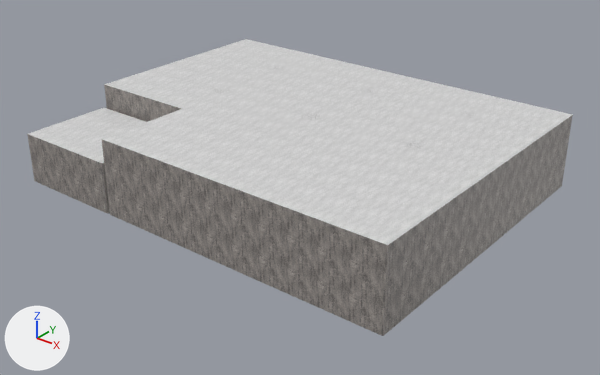
The glTF model public/models/office.glb, before and after one commit.
Camera for both pictures: a 50 mm lens placed at (46.8, -29.2, 24.7), pointed at (14.7, 11.0, -0.2). Every picture has the same lights, and +X, +Y and +Z are marked at lower left. The first picture is the older version. Objects named as collision shapes, trigger or cutter boxes, shadow casters or lower levels of detail are left out. Vertices at exactly the same position are counted once.

The scene before the commit, as lines of its bpy script (objects in view):
```python
mat_ceiling = principled_material('Ceiling')
mat_ceiling.texture = img_mat_concrete_white_05_128x128
mat_wall = principled_material('Wall')
mat_wall.texture = img_mat_concrete_gray_01_128x128
me_cube_001 = bpy.data.meshes.new('Cube.001')
me_cube_001.from_pydata(...)  # 630 vertices, 1256 faces; spans x 0.0..28.8, y 0.0..22.0, z 0.0..5.2
# faces by material slot: [310, 478, 468]
me_cube_001.materials.append(mat_wall)  # picture img_mat_concrete_gray_01_128x128
me_cube_001.materials.append(mat_floor)  # picture img_ob_marble_tile_03_128x128
me_cube_001.materials.append(mat_ceiling)  # picture img_mat_concrete_white_05_128x128
me_cube_009 = bpy.data.meshes.new('Cube.009')
me_cube_009.from_pydata(...)  # 16 vertices, 28 faces; spans x -0.5..0.5, y -0.5..0.5, z 0.0..5.2
me_cube_009.materials.append(mat_wall)  # picture img_mat_concrete_gray_01_128x128
ob_office = bpy.data.objects.new('Office', me_cube_001)
ob_office.location = (0.0, 0.0, 0.0)
ob_pillar = bpy.data.objects.new('Pillar', me_cube_009)
ob_pillar.location = (15.59, 11.05, 0.0)
ob_pillar_003 = bpy.data.objects.new('Pillar.003', me_cube_009)
ob_pillar_003.location = (23.43, 17.66, 0.0)
ob_pillar_005 = bpy.data.objects.new('Pillar.005', me_cube_009)
ob_pillar_005.location = (7.486, 11.05, 0.0)
```
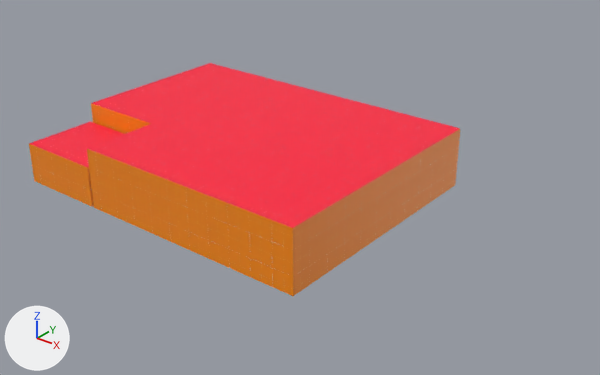
Location of each change, [x1, y1, x2, y2] in pixels of the pictures (600 x 375 px):
'Office', surface changed, rescaled (grey to orange, 21% narrower, 21% shorter)
    before: [27, 39, 573, 336]
    after: [29, 63, 460, 296]
'Pillar', surface changed
    both: [164, 102, 318, 119]

Patch to the scene script:
```diff
--- a/public/models/office.glb.py
+++ b/public/models/office.glb.py
@@ img_texture_02_001 @@
+img_texture_02_001 = load_image('texture_02.001', '_unpacked/texture_02.001', 1024, 1024, 'sRGB')
@@ img_texture_04 @@
+img_texture_04 = load_image('texture_04', '_unpacked/texture_04', 1024, 1024, 'sRGB')
@@ mat_wall @@
 mat_wall = principled_material('Wall')
-mat_wall.texture = img_mat_concrete_gray_01_128x128
+mat_wall.texture = img_texture_04
@@ mat_ceiling @@
 mat_ceiling = principled_material('Ceiling')
-mat_ceiling.texture = img_mat_concrete_white_05_128x128
+mat_ceiling.texture = img_texture_02_001
@@ me_cube_001 @@
 # used by ob_office; location = (0.0, 0.0, 0.0)
-me_cube_001.from_pydata(...)  # 630 vertices, 1256 faces; spans x 0.0..28.8, y 0.0..22.0, z 0.0..5.2
+me_cube_001.from_pydata(...)  # 630 vertices, 1256 faces; spans x 0.0..23.0, y 0.0..17.6, z 0.0..4.2
+# me_cube_001 part 1: the whole mesh is scaled about the mesh origin by 0.8
 me_cube_001.materials.append(mat_wall)
@@ ob_pillar_003 @@
 ob_pillar_003 = bpy.data.objects.new('Pillar.003', me_cube_009)
-ob_pillar_003.location = (23.43, 17.66, 0.0)
+ob_pillar_003.location = (0.0, 0.0, 0.0)
@@ ob_pillar_005 @@
 ob_pillar_005 = bpy.data.objects.new('Pillar.005', me_cube_009)
+ob_pillar_005.parent = ob_pillar_004
 ob_pillar_005.location = (7.486, 11.05, 0.0)
```
